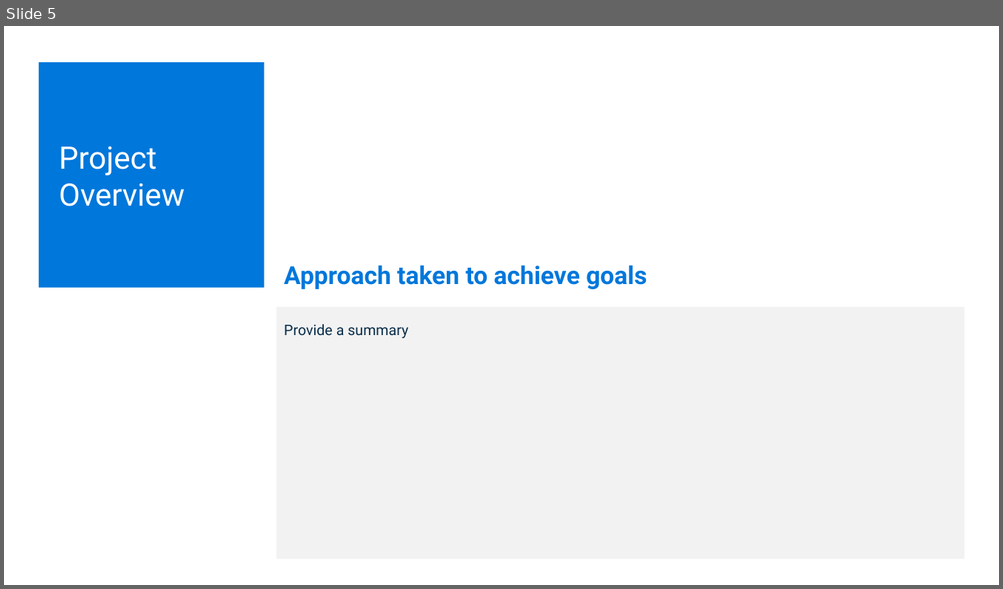
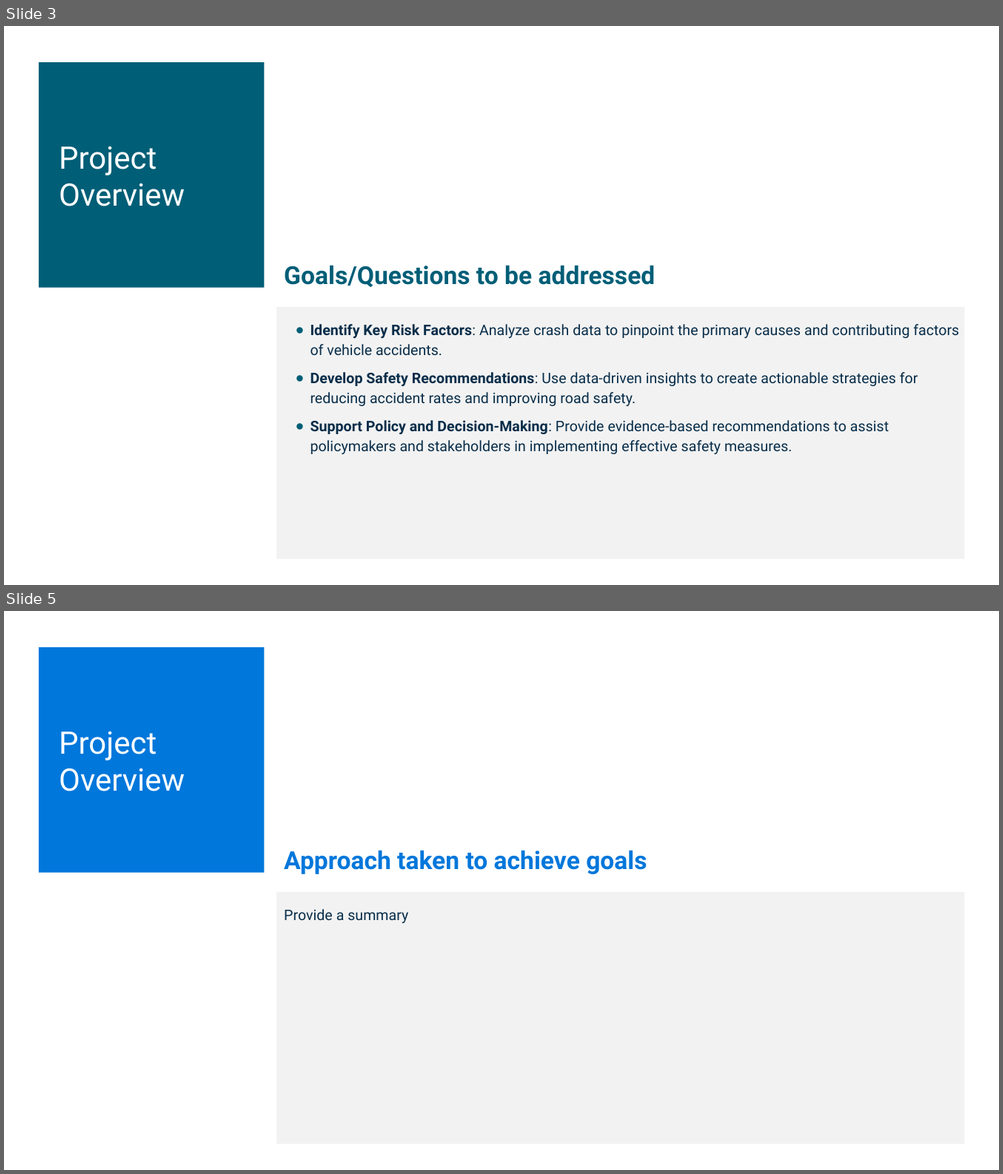
Before and after one commit to Brian-Hansen-Turton/module-9-project, a slide deck: Documentation/AAA_ProjectPresentation.pptx. Shown one above the other, each under a label of ours: slide 5 before the commit, slides 3 and 5 after it; the slides between them are not shown. The pictures are 1003x589 and 1003x1174 pixels, drawn with LibreOffice and Linux fonts; fonts in the diff are those of the drawing. Boxes give left, top, right and bottom in pixels: in the first picture for what was removed or moved away, otherwise in the second. Text is boxed around its words. In the diff, an @@ line names an element or a change of style, - is before the commit and + after.

```diff
--- a/Documentation/AAA_ProjectPresentation.pptx
+++ b/Documentation/AAA_ProjectPresentation.pptx
@@ slide 3 added at <box>4,26,999,585</box>, background #FFFFFF @@
@@ rectangle added at <box>39,62,264,288</box>, fill #005E77 @@
@@ text added at <box>59,146,185,207</box>, 30 pt, text #FFFFFF @@
+Project Overview
@@ text added at <box>284,265,655,287</box>, 24 pt, text #005E77, bold @@
+Goals/Questions to be addressed
@@ rectangle added at <box>276,307,965,560</box>, fill #F2F2F2 @@
@@ text added at <box>310,324,959,454</box>, 14 pt, text #082D49 @@
+● Identify Key Risk Factors: Analyze crash data to pinpoint the primary causes and contributing factors of vehicle accidents.
+● Develop Safety Recommendations: Use data-driven insights to create actionable strategies for reducing accident rates and improving road safety.
+● Support Policy and Decision-Making: Provide evidence-based recommendations to assist policymakers and stakeholders in implementing effective safety measures.
```
Also in this commit, not shown: 4 slides changed, 1 other slide added, 2 slides removed.
